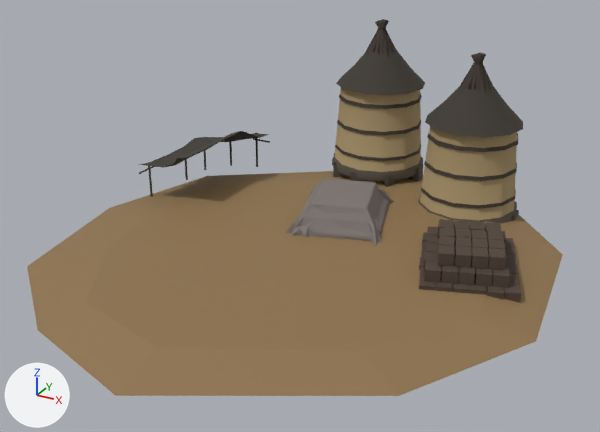
One commit to the glTF model client/public/models/buildings/storehouse.glb: the scene before it, then after it.
The view is the same before and after, from a camera (50 mm lens) standing at (1.178, -2.162, 1.175) and looking at (0.032, -0.079, 0.133). Every picture has the same lights, and +X, +Y and +Z are marked at lower left. Vertices at the same position are counted once.

Objects in the first picture: 'Storage Ground', 'box-pile.007', 'covered-boxes.007', 'granary.001', 'granary.002', 'warehouse.001'.
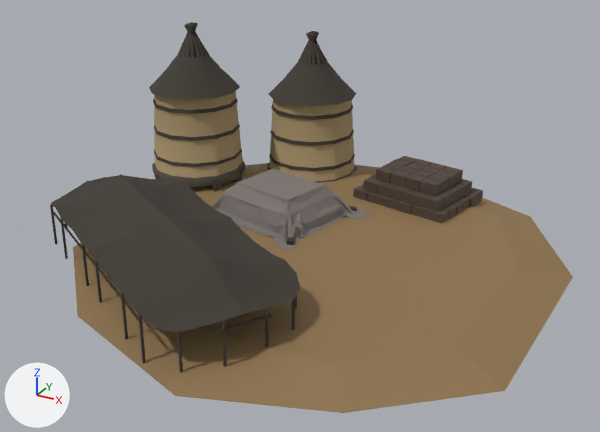
Where the change shows, as pixel boxes (x1, y1, x2, y2) in the pictures (600 x 432 px):
'Storage Ground', turned: before (27, 171, 563, 396); after (73, 163, 573, 413)
'warehouse.001', reshaped, moved, turned: before (138, 131, 270, 197); after (50, 174, 300, 372)
'granary.002', moved, turned: before (332, 19, 425, 187); after (149, 22, 245, 192)
'granary.001', moved, turned: before (418, 53, 523, 223); after (267, 31, 357, 183)
'covered-boxes.007', moved, turned: before (286, 179, 394, 246); after (211, 168, 372, 250)
part 1 of me_army_tent_big_002, added: after (89, 212, 245, 333)
part 2 of me_army_tent_big_002, added: after (177, 331, 183, 372)
part 3 of me_army_tent_big_002, added: after (138, 314, 146, 363)
part 4 of me_army_tent_big_002, added: after (221, 320, 227, 367)
part 5 of me_army_tent_big_002, added: after (121, 293, 128, 340)
part 6 of me_army_tent_big_002, added: after (95, 261, 102, 302)
part 7 of me_army_tent_big_002, added: after (90, 259, 143, 324)
part 8 of me_army_tent_big_002, added: after (217, 322, 247, 332)
part 9 of me_army_tent_big_002, added: after (104, 175, 229, 222)
part 10 of me_army_tent_big_002, added (black): after (162, 212, 300, 313)
part 11 of me_army_tent_big_002, added: after (291, 298, 295, 330)
part 12 of me_army_tent_big_002, added: after (265, 307, 269, 348)
part 13 of me_army_tent_big_002, added: after (244, 314, 272, 324)

Edits to the bpy script that builds the scene:
```text
Change me_army_tent_big_002:
    where me_army_tent_big_002.from_pydata(...)  # 76 vertices, 94 faces; spans x -14.49..0.03, y -6.01..0.07, z -0.08..5.72
    used by ob_warehouse_001; location = (-0.472, 0.028, -0.008); rotation_euler = (0.0, 0.0, -1.584), in degrees (0, 0, -91); scale = (0.0375, 0.0375, 0.0375)
    me_army_tent_big_002 part 1: the loose piece of 34 vertices spanning x -14.38..0.01, y -5.95..0.03, z 3.15..5.72 is copied, and the copy is mirrored in x about the mesh origin; it spans x -0.01..14.38, y -5.95..0.03, z 3.15..5.72
    me_army_tent_big_002 part 2: the loose piece of 6 vertices spanning x -13.4..-13.18, y -4.33..-4.14, z -0.08..3.19 is copied, and the copy is mirrored in x about the mesh origin; it spans x 13.18..13.4, y -4.33..-4.14, z -0.08..3.19
    me_army_tent_big_002 part 3: the loose piece of 6 vertices spanning x -10.87..-10.64, y -5.97..-5.78, z -0.08..3.65 is copied, and the copy is mirrored in x about the mesh origin; it spans x 10.64..10.87, y -5.97..-5.78, z -0.08..3.65
    me_army_tent_big_002 part 4: the loose piece of 6 vertices spanning x -14.49..-14.26, y -1.66..-1.46, z -0.08..3.81 is copied, and the copy is mirrored in x about the mesh origin; it spans x 14.26..14.49, y -1.66..-1.46, z -0.08..3.81
    me_army_tent_big_002 part 5: the loose piece of 6 vertices spanning x -7.56..-7.34, y -6.01..-5.82, z -0.08..3.65 is copied, and the copy is mirrored in x about the mesh origin; it spans x 7.34..7.56, y -6.01..-5.82, z -0.08..3.65
    me_army_tent_big_002 part 6: the loose piece of 6 vertices spanning x -1.74..-1.51, y -5.99..-5.8, z -0.08..3.65 is copied, and the copy is mirrored in x about the mesh origin; it spans x 1.51..1.74, y -5.99..-5.8, z -0.08..3.65
    me_army_tent_big_002 part 7: the loose piece of 6 vertices spanning x -10.87..0.03, y -5.91..-5.75, z 2.96..3.15 is copied, and the copy is mirrored in x about the mesh origin; it spans x -0.03..10.87, y -5.91..-5.75, z 2.96..3.15
    me_army_tent_big_002 part 8: the loose piece of 6 vertices spanning x -14.45..-14.29, y -2.0..0.07, z 2.96..3.15 is copied, and the copy is mirrored in x about the mesh origin; it spans x 14.29..14.45, y -2.0..0.07, z 2.96..3.15
    me_army_tent_big_002 part 9: the loose piece of 34 vertices spanning x -14.38..0.01, y -5.95..0.03, z 3.15..5.72 is copied, and the copy is mirrored in y about the mesh origin; it spans x -14.38..0.01, y -0.03..5.95, z 3.15..5.72
    me_army_tent_big_002 part 10: the loose piece of 34 vertices spanning x -14.38..0.01, y -5.95..0.03, z 3.15..5.72 is copied, and the copy is turned -180 degrees about the z axis through the mesh origin; it spans x -0.01..14.38, y -0.03..5.95, z 3.15..5.72
    me_army_tent_big_002 part 11: the loose piece of 6 vertices spanning x -1.74..-1.51, y -5.99..-5.8, z -0.08..3.65 is copied, and the copy is scaled about its middle by (-1, -1, 0.876), then moved by (14.91, 10.13, -0.23); it spans x 13.18..13.4, y 4.14..4.33, z -0.08..3.19
    me_army_tent_big_002 part 12: the loose piece of 6 vertices spanning x -14.49..-14.26, y -1.66..-1.46, z -0.08..3.81 is copied, and the copy is turned -180 degrees about the z axis through the mesh origin; it spans x 14.26..14.49, y 1.46..1.66, z -0.08..3.81
    me_army_tent_big_002 part 13: the loose piece of 6 vertices spanning x -14.45..-14.29, y -2.0..0.07, z 2.96..3.15 is copied, and the copy is turned -180 degrees about the z axis through the mesh origin; it spans x 14.29..14.45, y -0.07..2.0, z 2.96..3.15
Change ob_granary_002:
    ob_granary_002.location: (-0.046, 0.698, 0.0) -> (-0.628, 0.309, 0.0)
    ob_granary_002.rotation_euler: (0.0, 0.0, 0.0) -> (0.0, 0.0, 1.047)  # degrees (0, 0, 0) -> degrees (0, 0, 60)
Change ob_warehouse_001:
    ob_warehouse_001.location: (-0.472, 0.028, -0.008) -> (-0.26, -0.394, -0.008)
    ob_warehouse_001.rotation_euler: (0.0, 0.0, -1.584) -> (0.0, 0.0, -0.537)  # degrees (0, 0, -91) -> degrees (0, 0, -31)
Change ob_granary_001:
    ob_granary_001.location: (0.374, 0.543, -0.048) -> (-0.284, 0.595, -0.048)
    ob_granary_001.rotation_euler: (0.0, 0.0, 0.0) -> (0.0, 0.0, 1.047)  # degrees (0, 0, 0) -> degrees (0, 0, 60)
Change ob_covered_boxes_007:
    ob_covered_boxes_007.location: (0.046, 0.194, 0.006) -> (-0.145, 0.137, 0.026)
    ob_covered_boxes_007.rotation_euler: (0.0, 0.0, -1.271) -> (0.0, 0.0, -0.224)  # degrees (0, 0, -73) -> degrees (0, 0, -13)
Change ob_storage_ground:
    ob_storage_ground.rotation_euler: (0.0, 0.0, 0.0) -> (0.0, 0.0, 1.047)  # degrees (0, 0, 0) -> degrees (0, 0, 60)
```
